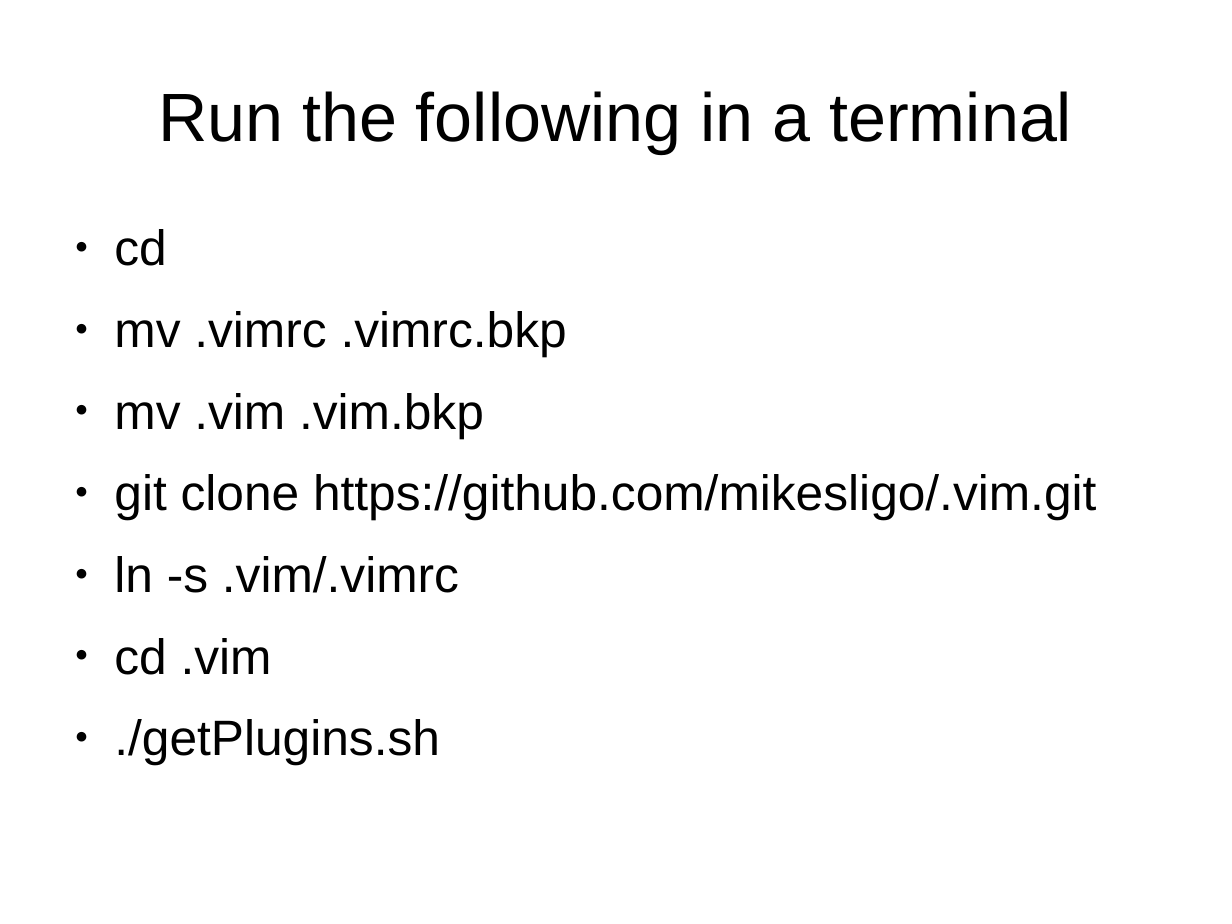
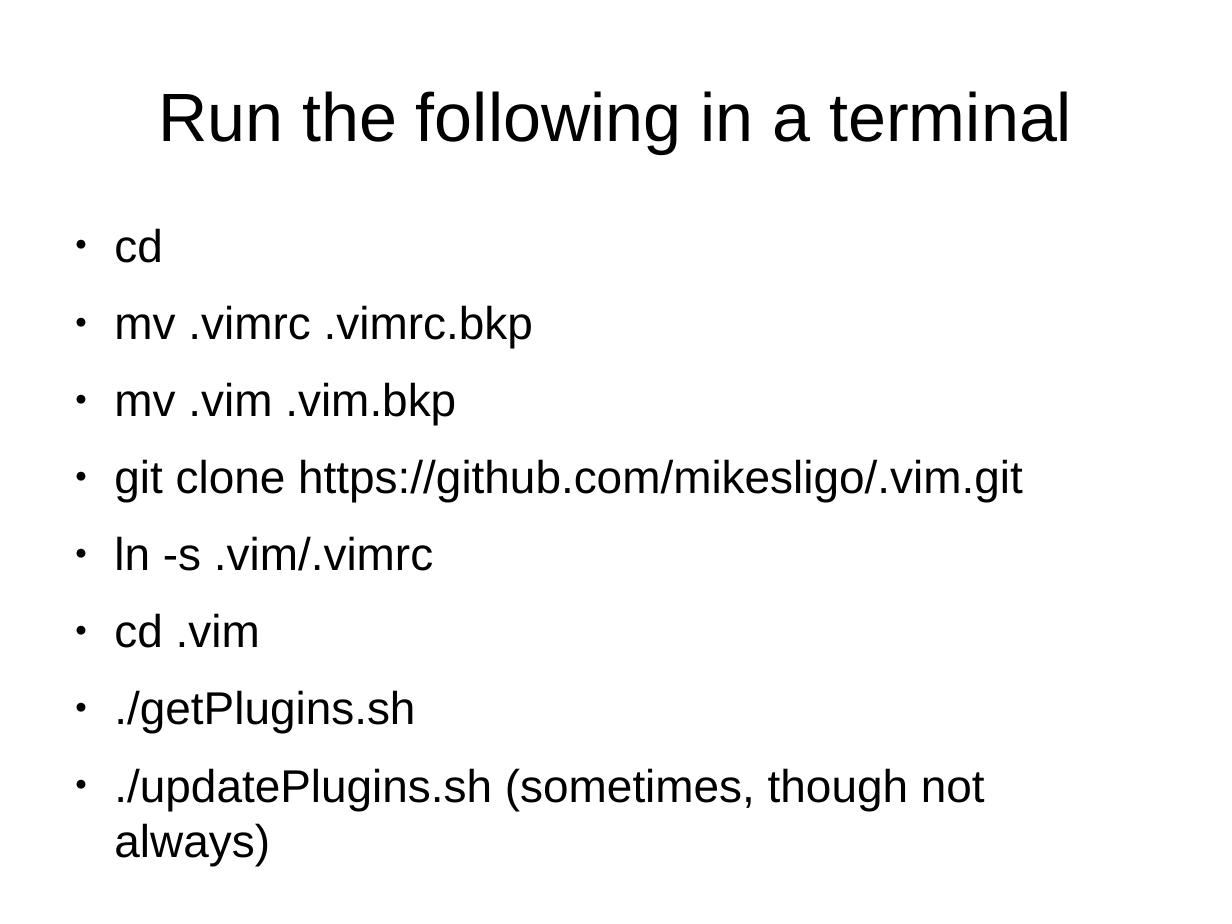
Before and after one commit to mikesligo/Vimtorial, a slide deck: slide 3 of Beginner pres.odp. Drawn at 1232x924 pixels with LibreOffice and Linux fonts; fonts in the diff are those of the drawing. Boxes give left, top, right and bottom in pixels: in the first picture for what was removed or moved away, otherwise in the second. Text is boxed around its words. In the diff, an @@ line names an element or a change of style, - is before the commit and + after.

```diff
--- a/Beginner pres.odp
+++ b/Beginner pres.odp
@@ text at <box>114,228,1023,733</box>: size 32 to 29.6 pt in "cd", "mv .vimrc .vimrc.bkp", "mv .vim .vim.bkp", "git clone https://github.com/mikesligo/.vim.git" and 3 more places @@
@@ text at <box>114,768,985,866</box>: paragraph added @@
+● ./updatePlugins.sh (sometimes, though not always)
```
Also in this commit, not shown: 6 other slides changed, 1 other file.
